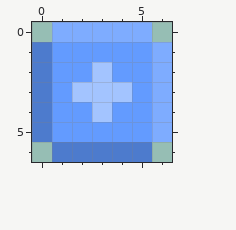
A pixel-art file gets an edit: Assets/Aseprite/input.aseprite. The first picture shows the starting point.
7x7 pixels, 1 frame.
After:
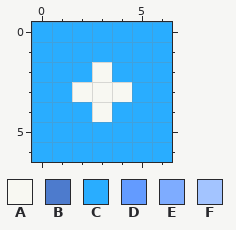
Palette (. is transparent): A #f8f8f2  B #4d7bcd  C #29adff  D #639bff  E #7eacff  F #a3c4ff
What changed:
Changed rows in their new state; - is an unchanged pixel.
first column x 0:
0 CCCCCCC
1 CCCCCCC
2 CCCACCC
3 CCAAACC
4 CCCACCC
5 CCCCCCC
6 CCCCCCC
